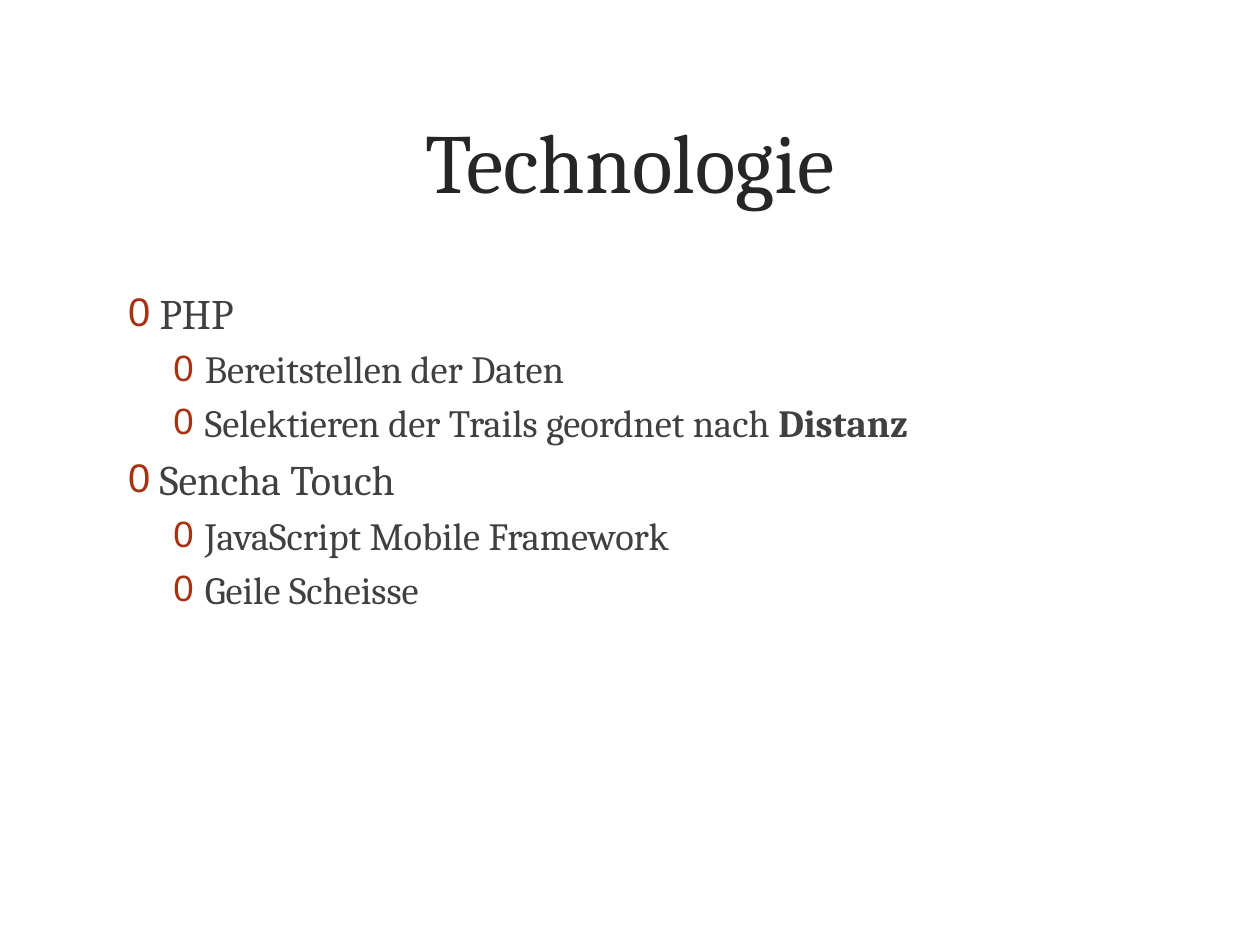
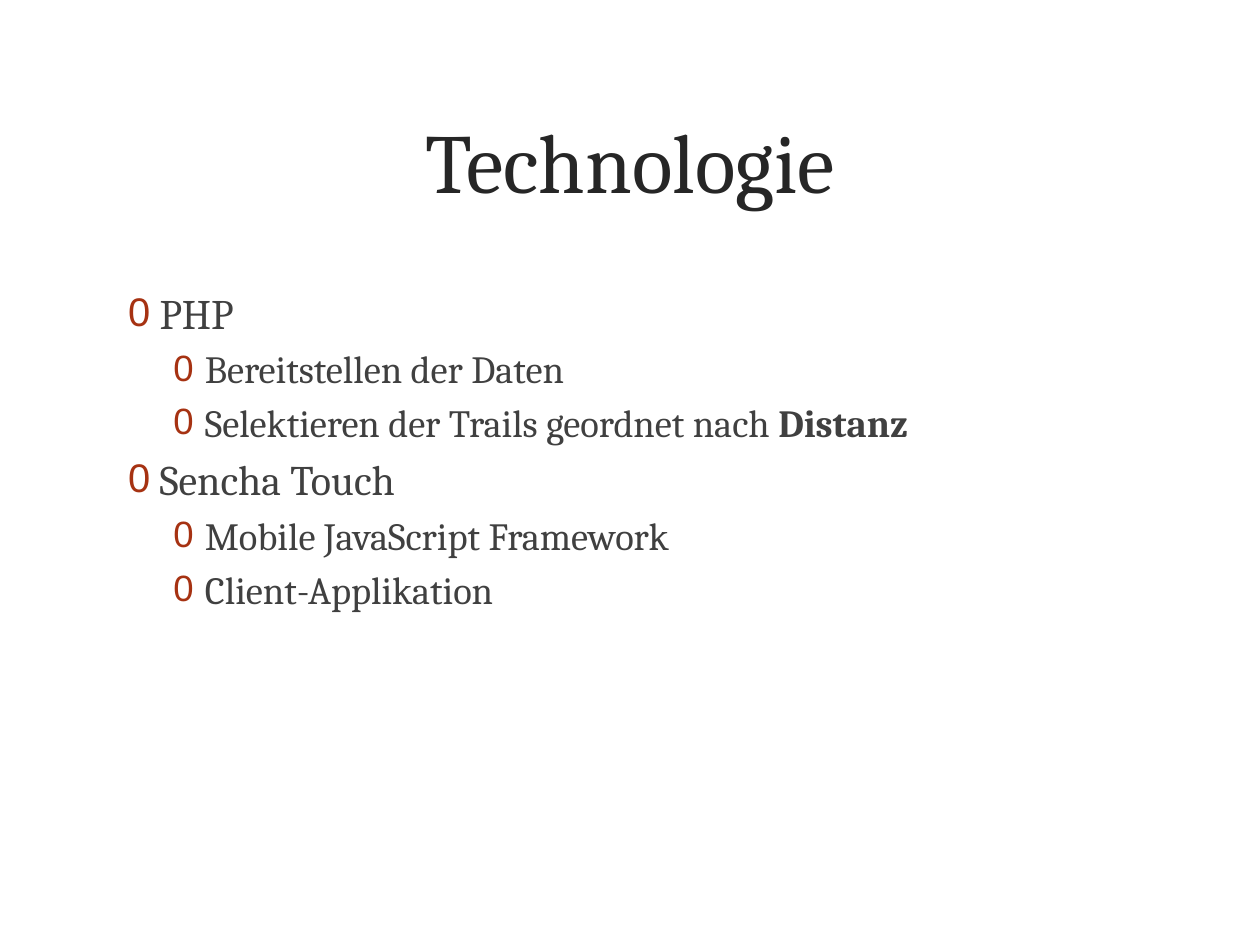
Before and after one commit to metaodi/TrailDevilsXPl-2, a slide deck: slide 3 of _DOCUMENTATION/Presentation/Praesentation-Traildevils-XPl2.pptx. Drawn at 1260x945 pixels with LibreOffice and Linux fonts; fonts in the diff are those of the drawing; background and template pictures are left out. Boxes give left, top, right and bottom in pixels: in the first picture for what was removed or moved away, otherwise in the second. Text is boxed around its words. In the diff, an @@ line names an element or a change of style, - is before the commit and + after.

```diff
--- a/_DOCUMENTATION/Presentation/Praesentation-Traildevils-XPl2.pptx
+++ b/_DOCUMENTATION/Presentation/Praesentation-Traildevils-XPl2.pptx
@@ text at [205, 523, 669, 612]: text changed @@
-  0 JavaScript Mobile Framework
-  0 Geile Scheisse
+  0 Mobile JavaScript Framework
+  0 Client-Applikation
```
Also in this commit, not shown: 6 other slides changed, 7 slides added, 2 other files.
